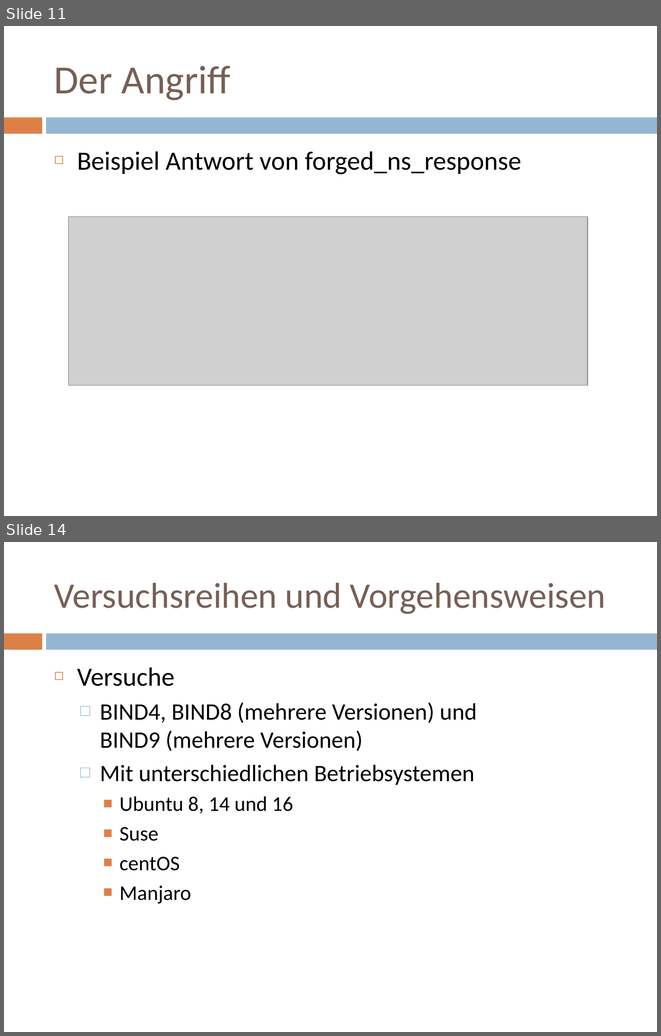
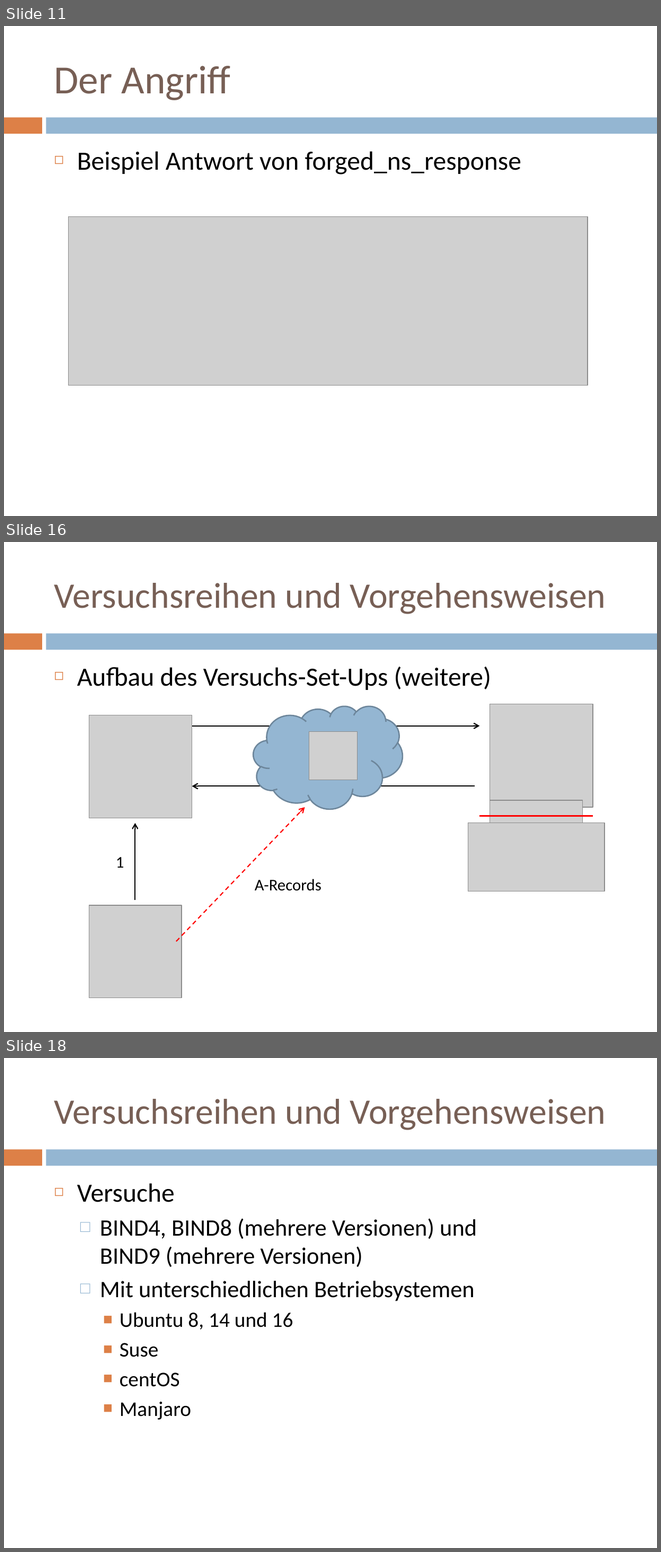
Before and after one commit to doctordebug/Hackerpraktikum, a slide deck: Präsentationen/PT3.pptx. Shown one above the other, each under a label of ours: slides 11 and 14 before the commit, slides 11, 16 and 18 after it; the slides between them are not shown. The pictures are 661x1036 and 661x1552 pixels, drawn with LibreOffice and Linux fonts; fonts in the diff are those of the drawing; grey boxes stand for pictures. Boxes give left, top, right and bottom in pixels: in the first picture for what was removed or moved away, otherwise in the second. Text is boxed around its words. In the diff, an @@ line names an element or a change of style, - is before the commit and + after.

```diff
--- a/Präsentationen/PT3.pptx
+++ b/Präsentationen/PT3.pptx
@@ slide 16 added at (4, 542, 657, 1032), background #FFFFFF; not listed: 2 template elements that a slide beside it also shows @@
@@ title added at (54, 583, 606, 614), 39.6 pt, text #775F55 @@
+Versuchsreihen und Vorgehensweisen
@@ text added at (77, 667, 491, 690), 29 pt, text #000000 @@
+◻ Aufbau des Versuchs-Set-Ups (weitere)
@@ picture added at (89, 715, 192, 818) @@
@@ cloud added at (254, 706, 403, 809), fill #94B6D2, outline #6D879B 1.5 pt @@
@@ picture added at (490, 704, 593, 807) @@
@@ arrow added from (192, 725) to (479, 725), #000000 1.25 pt @@
@@ picture added at (309, 731, 358, 779) @@
@@ arrow added from (474, 786) to (192, 786), #000000 1.25 pt @@
@@ arrow added from (176, 941) to (305, 807), #FF0000 1.25 pt dashed @@
@@ picture added at (490, 800, 583, 831) @@
@@ arrow added from (135, 900) to (135, 823), #000000 1.25 pt @@
@@ picture added at (468, 823, 604, 891) @@
@@ line added from (479, 815) to (593, 815), #FF0000 2 pt @@
@@ text added at (116, 857, 124, 867), 18 pt, text #000000 @@
+1
@@ text added at (255, 879, 321, 891), 18 pt, text #000000 @@
+A-Records
@@ picture added at (89, 905, 182, 998) @@
@@ what was slide 14 is now slide 18 @@
```
Also in this commit, not shown: 2 slides changed, 3 other slides added.
